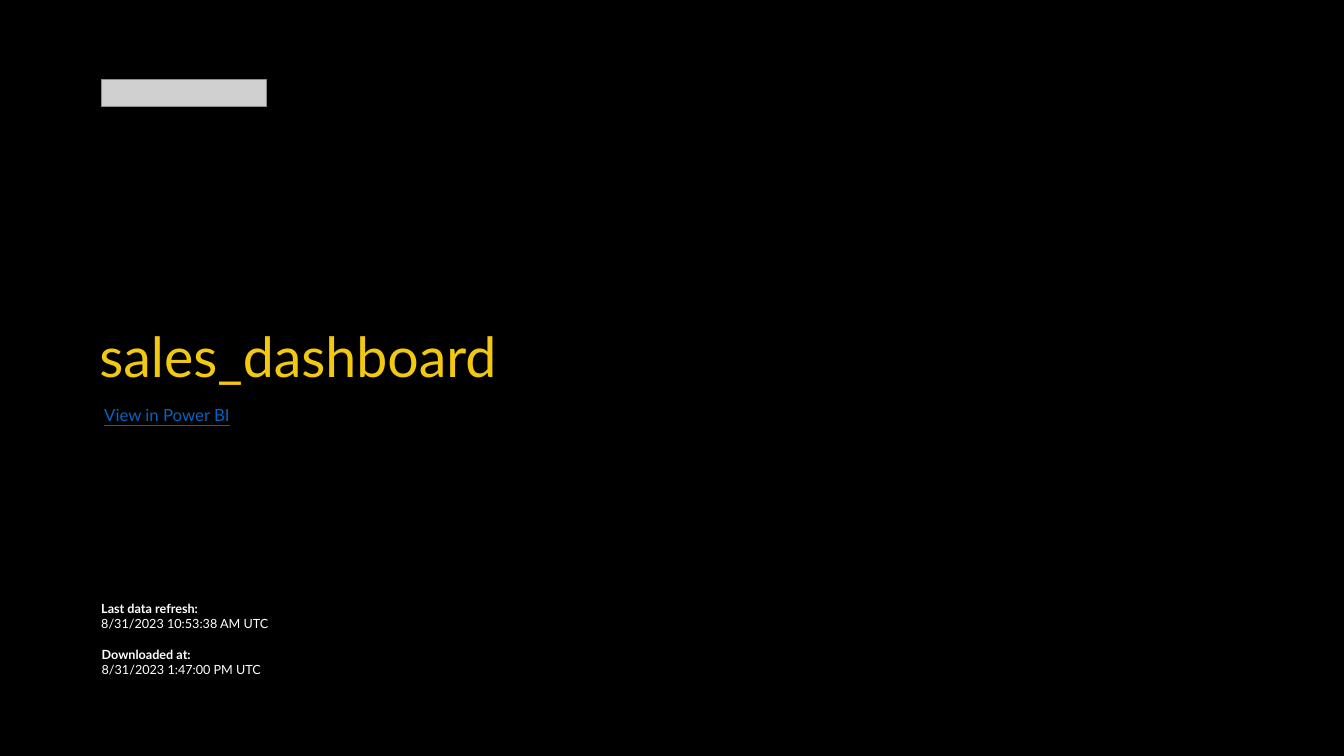
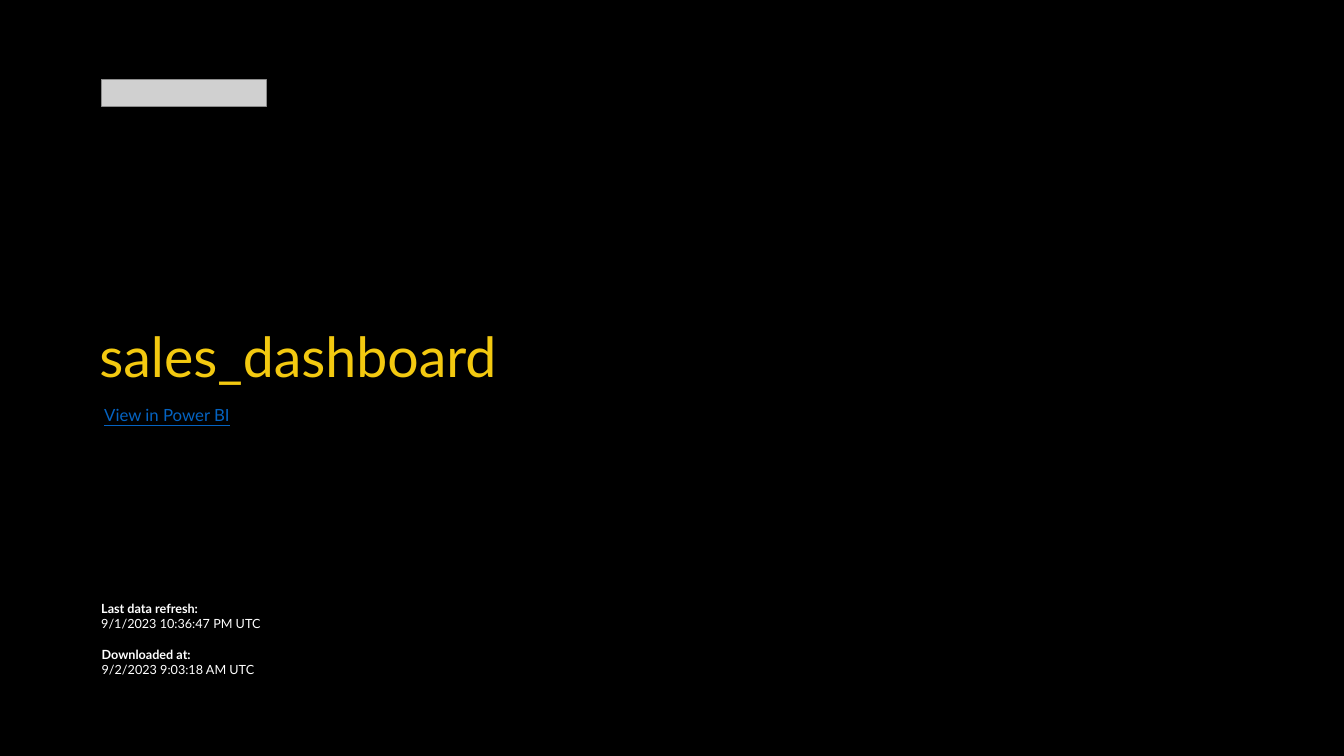
Before and after one commit to ahmeds1995/click_dashboard, a slide deck: slide 1 of sales_dashboard.pptx. Drawn at 1344x756 pixels with LibreOffice and Linux fonts; fonts in the diff are those of the drawing; grey boxes stand for pictures; background and template pictures are left out. Boxes give left, top, right and bottom in pixels: in the first picture for what was removed or moved away, otherwise in the second. Text is boxed around its words. In the diff, an @@ line names an element or a change of style, - is before the commit and + after.

```diff
--- a/sales_dashboard.pptx
+++ b/sales_dashboard.pptx
@@ text at (101,618,261,629): text changed @@
-8/31/2023 10:53:38 AM UTC
+9/1/2023 10:36:47 PM UTC
@@ text at (102,664,254,675): text changed @@
-8/31/2023 1:47:00 PM UTC
+9/2/2023 9:03:18 AM UTC
```
Also in this commit, not shown: 2 other files.
